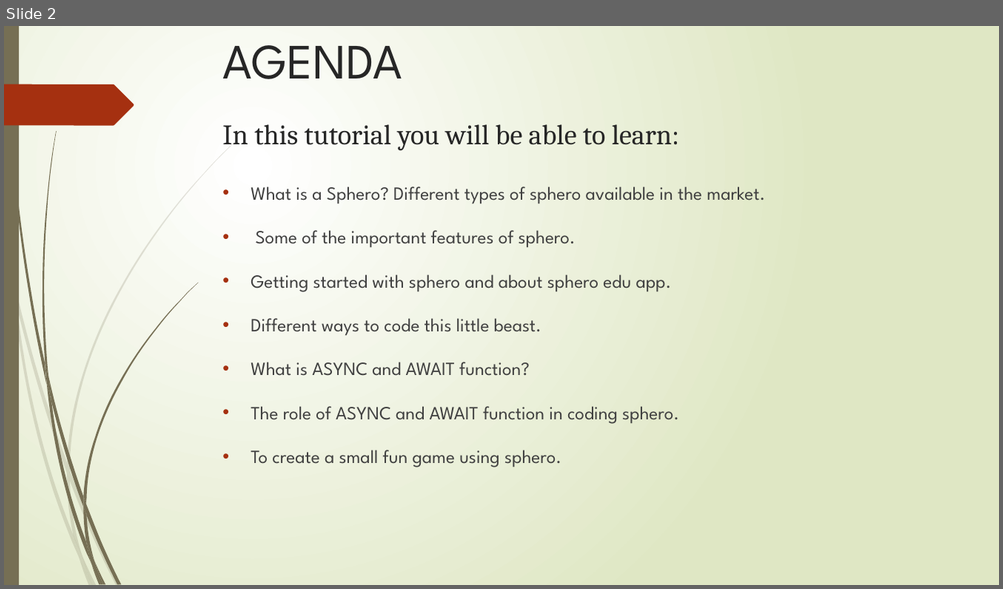
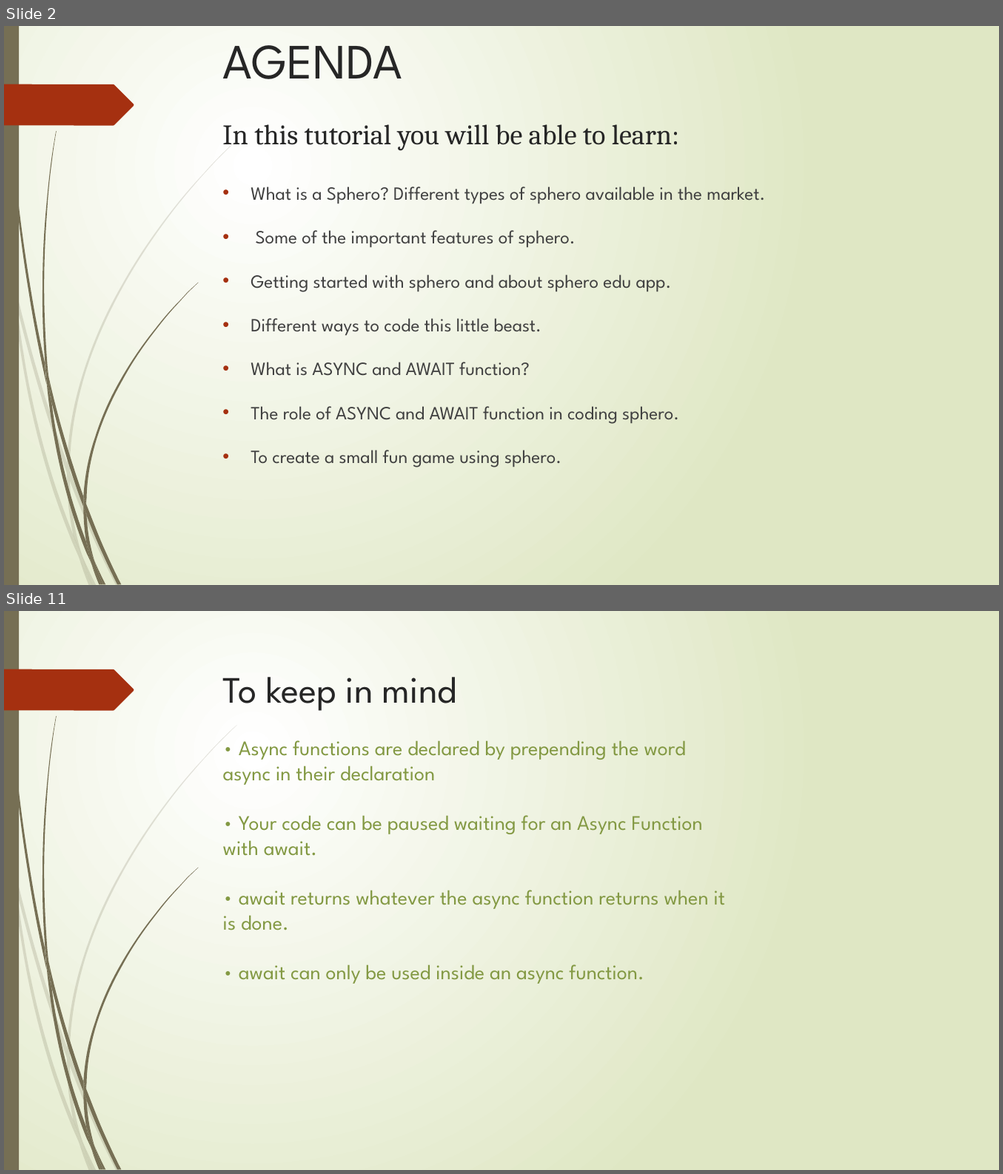
Before and after one commit to AnkitPrakash687/sphero_tutorial, a slide deck: SPHERO.pptx. Shown one above the other, each under a label of ours: slide 2 before the commit, slides 2 and 11 after it; the slides between them are not shown. The pictures are 1003x589 and 1003x1174 pixels, drawn with LibreOffice and Linux fonts; fonts in the diff are those of the drawing. Boxes give left, top, right and bottom in pixels: in the first picture for what was removed or moved away, otherwise in the second. Text is boxed around its words. In the diff, an @@ line names an element or a change of style, - is before the commit and + after.

```diff
--- a/SPHERO.pptx
+++ b/SPHERO.pptx
@@ slide 11 added at (x1=4, y1=611, x2=999, y2=1170), background gradient #FFFFFF to #DFE8C4; not listed: 24 template elements that a slide beside it also shows @@
@@ title added at (x1=223, y1=677, x2=457, y2=711), 36 pt, text #262626 @@
+To keep in mind
@@ text added at (x1=223, y1=741, x2=725, y2=984), 20 pt, text #839943 @@
+• Async functions are declared by prepending the word async in their declaration
+• Your code can be paused waiting for an Async Function with await.
+• await returns whatever the async function returns when it is done.
+• await can only be used inside an async function.
```
Also in this commit, not shown: 4 slides changed, 5 other slides added, 2 slides removed.
